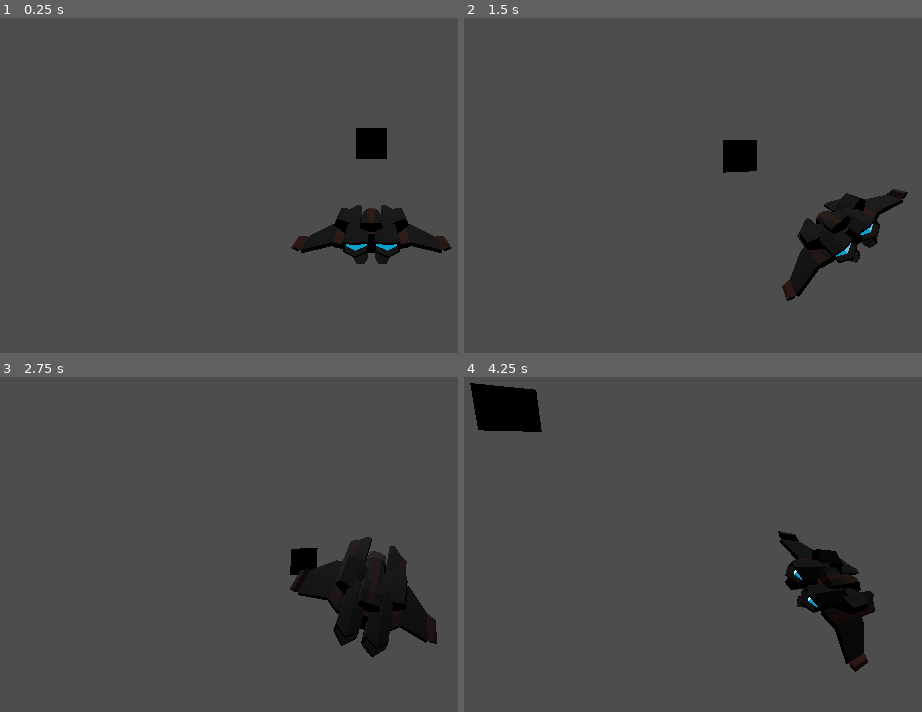
Above: before the commit, frames 1-4 (two rows, left to right).
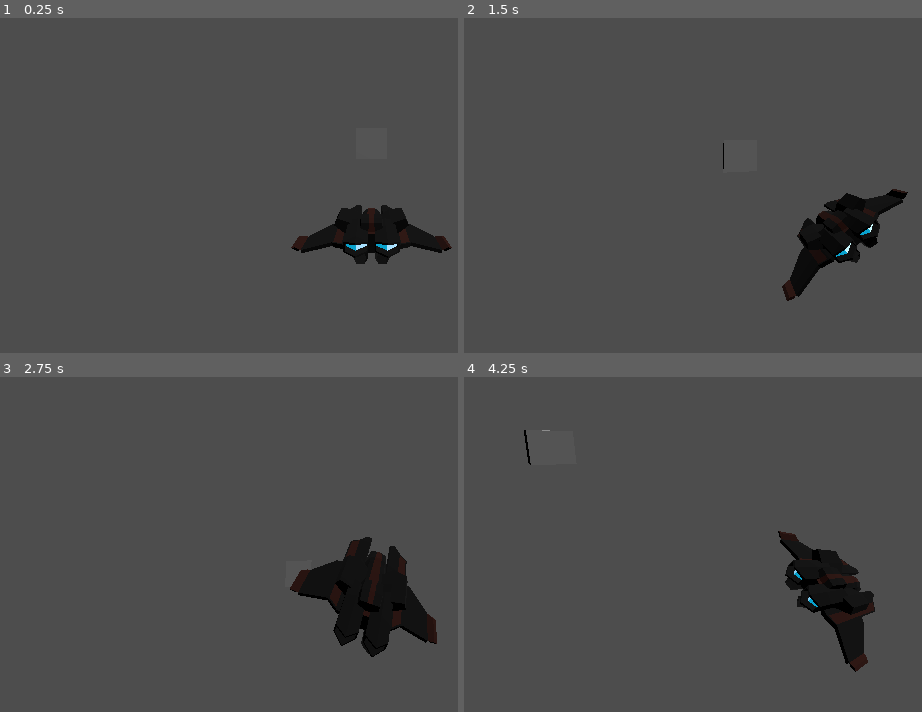
Above: after the commit, the same moments.

Repository: RyanRemer/ship_controller
Game: Godot game, scene res://main.tscn
Two runs of this game, one before a commit and one after it. Both use one fixed random seed, a clock stepped at 60 frames per second and the inputs below.
Inputs (mouse positions are in pixels of both pictures, inside the frame that each line leads up to):
- Up to frame 1 (0.25 s): no input
- Up to frame 2 (1.5 s): tap Enter at 0.5 s; move the mouse to (outside the picture) at 0.52 s; hold Right (ui_right) 0.53-1.28 s; hold Shift (ui_drift, bound only after the commit) 0.53-1.28 s; move the mouse to (674, 152) at 1.27 s; hold Down (ui_down) from 1.28 s (still down); tap Shift (ui_drift, bound only after the commit) at 1.35 s
- Up to frame 3 (2.75 s): move the mouse to (453, 387) at 2.02 s; release Down (ui_down) at 2.03 s; hold Right (ui_right) from 2.03 s (still down); hold Shift (ui_drift, bound only after the commit) from 2.03 s (still down)
- Up to frame 4 (4.25 s): move the mouse to (793, 578) at 2.77 s; release Right (ui_right) at 2.78 s; release Shift (ui_drift, bound only after the commit) at 2.78 s; hold Up (ui_up) 2.78-3.53 s; tap Shift (ui_drift, bound only after the commit) at 2.85 s; move the mouse to (outside the picture) at 3.52 s; hold Left (ui_left) from 3.53 s (still down); hold Shift (ui_drift, bound only after the commit) from 3.53 s (still down)

The runs differ from the first frame. In frame 1, 0.7% of the frame differs, in the area x 73-87%, y 32-70%; in frame 2, 0.7%; in frame 3, 0.4%; in frame 4, 2.0%, in the area x 1-76%, y 1-67%.

Commit message:
basic drifting

Diff:
--- a/main.tscn
+++ b/main.tscn
@@ -29,4 +29,4 @@
 mesh = SubResource("BoxMesh_c3ml8")
 
 [node name="DirectionalLight3D" type="DirectionalLight3D" parent="."]
-transform = Transform3D(0.936623, 0.297656, -0.184763, 0, 0.527386, 0.849626, 0.350338, -0.795779, 0.493962, 0, 0, 0)
+transform = Transform3D(-0.550801, 0.709129, -0.440176, 0, 0.527386, 0.849626, 0.834636, 0.467975, -0.290485, 0, 0, 0)
--- a/player_v4.gd
+++ b/player_v4.gd
@@ -7,6 +7,7 @@
 const BACKWARD_RATIO = 0.5;
 
 var speed = 0;
+var drift_direction = Vector3.FORWARD;
 
 func _process(delta):
 	# Rotate Player
@@ -26,7 +27,22 @@
 	ship_body.basis = ship_basis;
 	ship_body.scale = scale;
 
-	# Move Player
+	if Input.is_action_just_pressed("ui_drift"):
+		drift_direction = transform.basis.z;
+
+	if Input.is_action_pressed("ui_drift"):
+		_drifting_movement(delta);
+	else:
+		_normal_movement(delta);
+
+func _drifting_movement(delta):
+	var forward = ship_body.global_transform.basis.z.normalized();
+	drift_direction = drift_direction.lerp(forward, 0.5 * delta);
+
+	velocity = drift_direction.normalized() * speed;
+	move_and_slide();
+
+func _normal_movement(delta):
 	var forward = ship_body.global_transform.basis.z.normalized();
 	if Input.is_action_pressed("ui_up"):
 		speed = min(speed + acceleration * delta, max_speed);
--- a/project.godot
+++ b/project.godot
@@ -45,6 +45,11 @@
 , Object(InputEventKey,"resource_local_to_scene":false,"resource_name":"","device":-1,"window_id":0,"alt_pressed":false,"shift_pressed":false,"ctrl_pressed":false,"meta_pressed":false,"pressed":false,"keycode":0,"physical_keycode":83,"key_label":0,"unicode":115,"echo":false,"script":null)
 ]
 }
+ui_drift={
+"deadzone": 0.5,
+"events": [Object(InputEventKey,"resource_local_to_scene":false,"resource_name":"","device":-1,"window_id":0,"alt_pressed":false,"shift_pressed":false,"ctrl_pressed":false,"meta_pressed":false,"pressed":false,"keycode":0,"physical_keycode":4194325,"key_label":0,"unicode":0,"echo":false,"script":null)
+]
+}
 
 [rendering]
 
